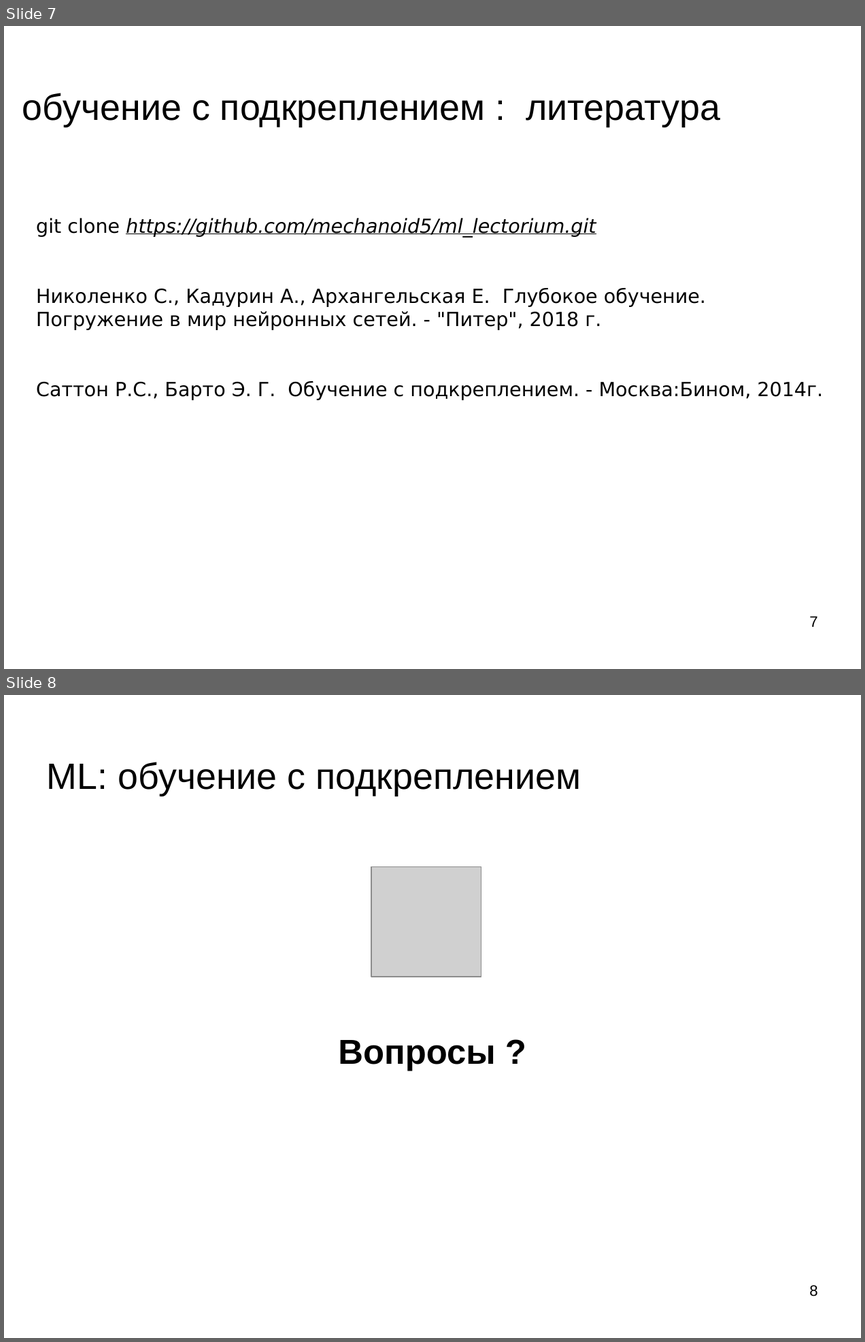
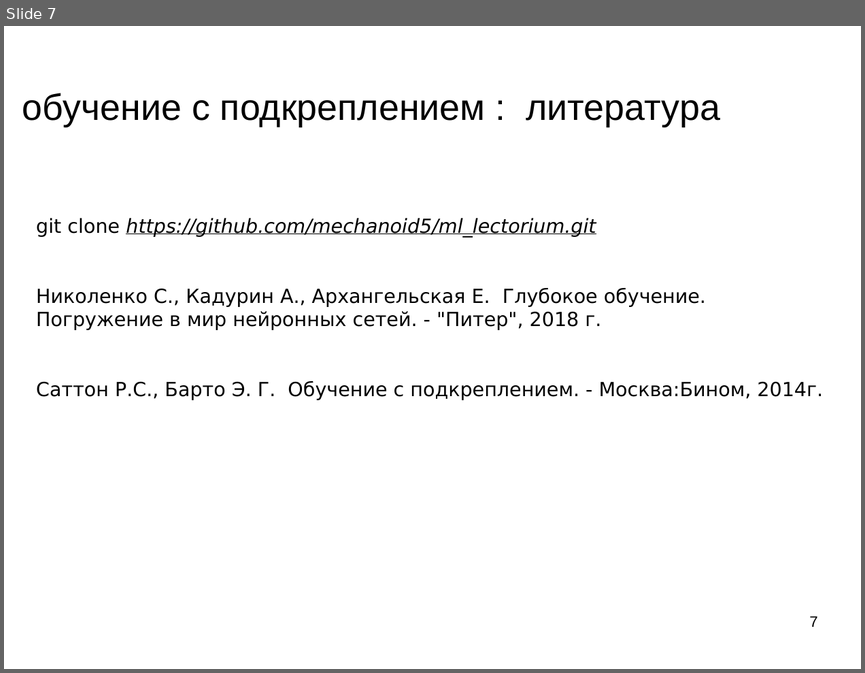
Before and after one commit to mechanoid5/ml_lectorium_legacy, a slide deck: 32-rl-dqn.odp. Shown one above the other, each under a label of ours: slides 7 and 8 before the commit, slide 7 after it. The pictures are 865x1342 and 865x673 pixels, drawn with LibreOffice and Linux fonts; fonts in the diff are those of the drawing; grey boxes stand for pictures; background and template pictures are left out. Boxes give left, top, right and bottom in pixels: in the first picture for what was removed or moved away, otherwise in the second. Text is boxed around its words. In the diff, an @@ line names an element or a change of style, - is before the commit and + after.

```diff
--- a/32-rl-dqn.odp
+++ b/32-rl-dqn.odp
@@ slide 8 removed at [4,695,861,1338], background picture (left out) @@
@@ title removed at [47,762,581,796] @@
-ML: обучение с подкреплением
@@ picture removed at [371,867,481,977] @@
@@ subtitle removed at [338,1040,495,1070] @@
-Вопросы ?
@@ page number removed at [809,1285,817,1296] @@
-8
```
Also in this commit, not shown: 1 slide changed.
